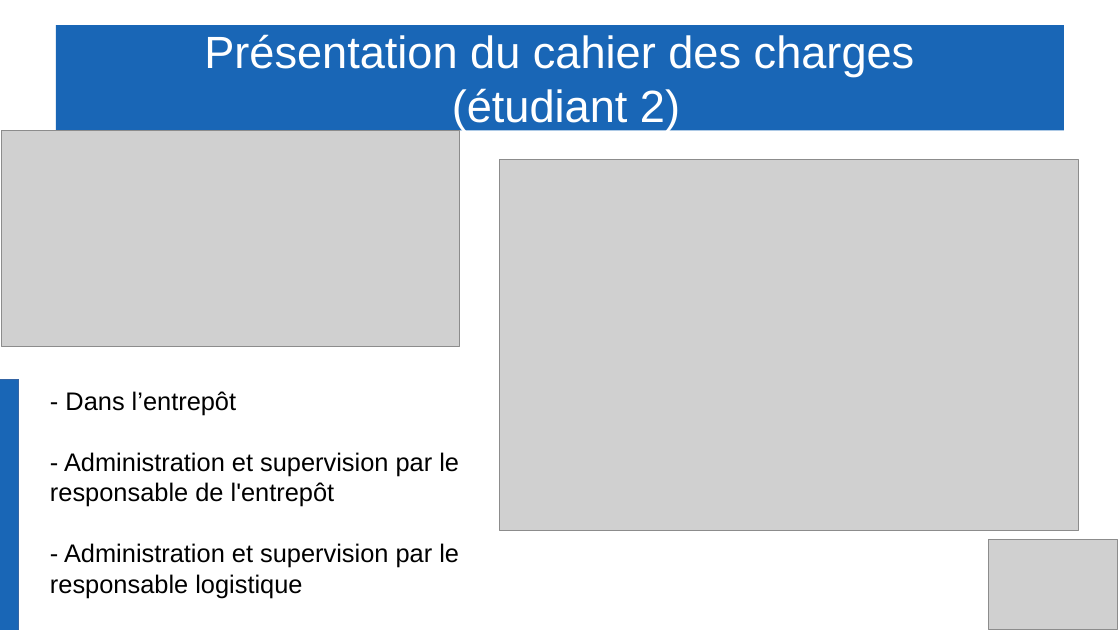
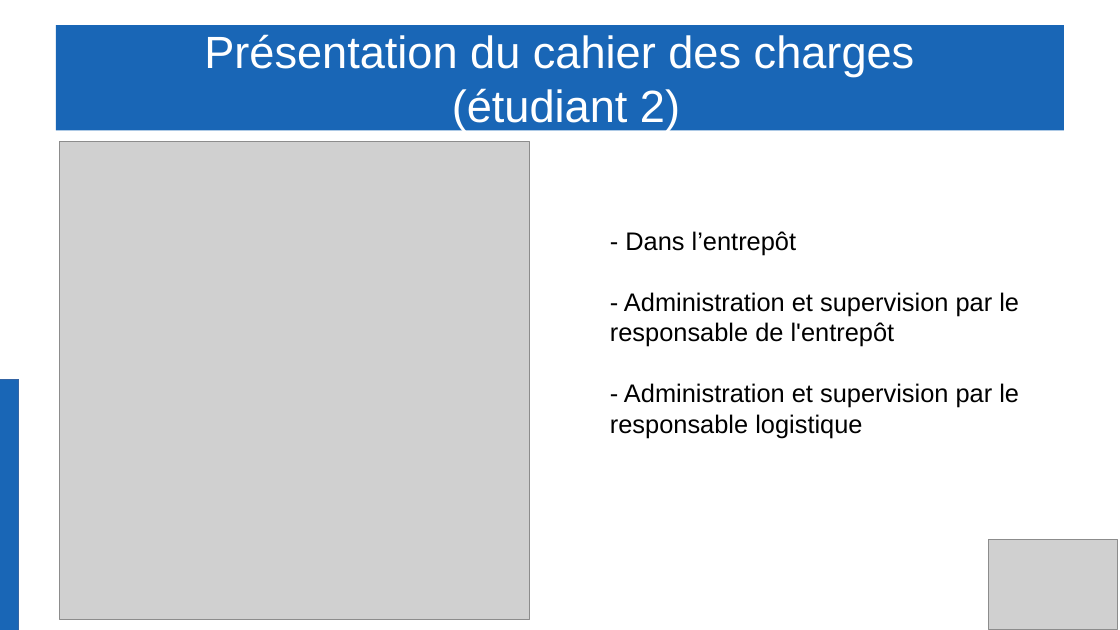
Before and after one commit to Gabin221/Tracking-BLE-documents, a slide deck: slide 3 of Revues/Revues2/Partie commune/presentation_yahya_andrea_gabin.odp. Drawn at 1120x630 pixels with LibreOffice and Linux fonts; fonts in the diff are those of the drawing; grey boxes stand for pictures. Boxes give left, top, right and bottom in pixels: in the first picture for what was removed or moved away, otherwise in the second. Text is boxed around its words. In the diff, an @@ line names an element or a change of style, - is before the commit and + after.

```diff
--- a/Revues/Revues2/Partie commune/presentation_yahya_andrea_gabin.odp
+++ b/Revues/Revues2/Partie commune/presentation_yahya_andrea_gabin.odp
@@ picture resized from (x1=2, y1=130, x2=460, y2=347) to (x1=60, y1=142, x2=530, y2=621) @@
@@ picture removed at (x1=500, y1=160, x2=1078, y2=530) @@
@@ text "- Dans l’entrepôt" moved from (x1=50, y1=391, x2=459, y2=598) to (x1=610, y1=231, x2=1019, y2=438) @@
```
Also in this commit, not shown: 3 other files.
